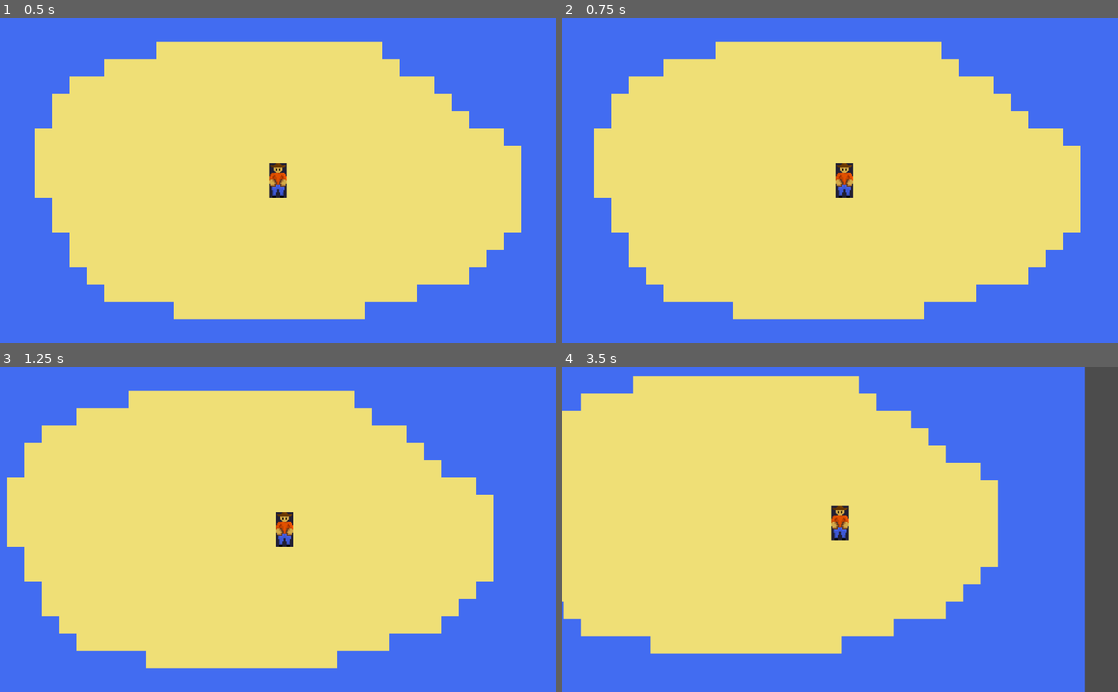
Above: before the commit, frames 1-4 (two rows, left to right).
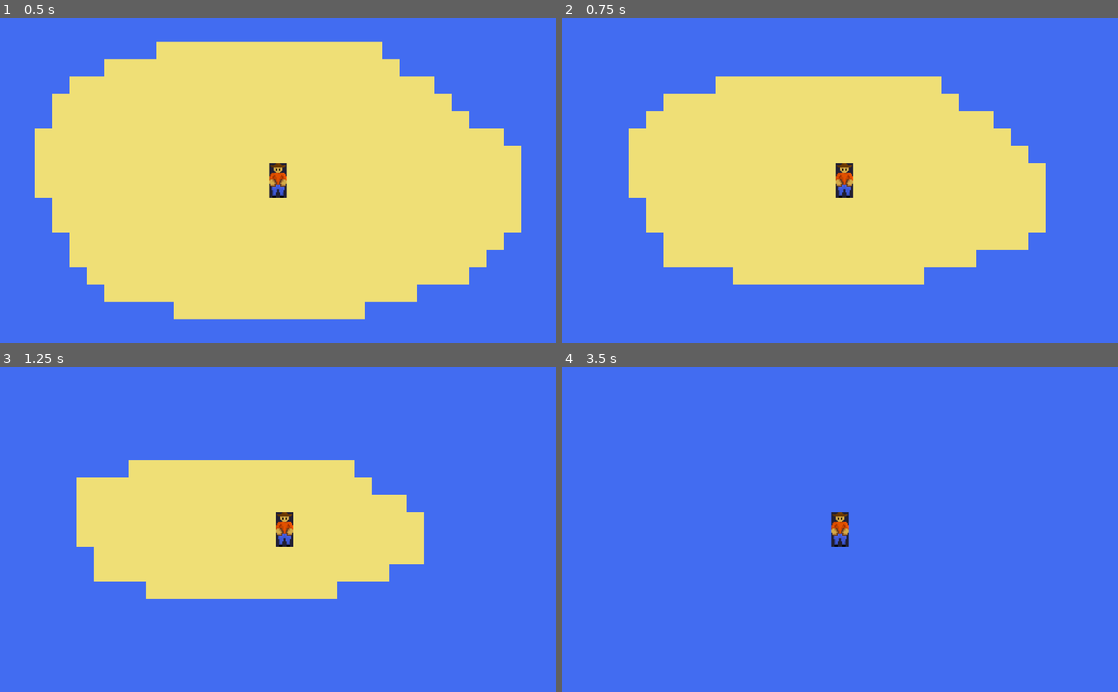
Above: after the commit, the same moments.

Repository: Sahithium-Z/g4c
Game: Godot game, scene res://Main.tscn
The game is run twice, just before and just after one commit, with the same random seed, the same clock (stepped at 60 frames per second) and the same inputs.
Inputs:
- Up to frame 1 (0.5 s): no input
- Up to frame 2 (0.75 s): tap Enter (ui_accept) at 0.5, 0.6 s; hold Right (ui_right) from 0.53 s (still down)
- Up to frame 3 (1.25 s): keep holding Right (ui_right); tap Enter (ui_accept) at 0.77, 1.07 s
- Up to frame 4 (3.5 s): release Right (ui_right) at 1.28 s; hold Down (ui_down) 1.28-2.03 s; tap Enter (ui_accept) at 1.35, 1.52, 1.82, 2.1, 2.85, 3.02, 3.32 s; hold Right (ui_right) 2.03-2.78 s; hold Up (ui_up) from 2.78 s (still down)

Frame 1 is identical in both runs. In frame 2, 21% of the frame differs, in the area x 5-94%, y 7-93%; in frame 3, 38%; in frame 4, 63%, in the area x 0-100%, y 0-100%.

Commit message:
map shrinks procedurally
where water rises is determined by code

Diff:
--- /dev/null
+++ b/Main.gd
@@ -0,0 +1,26 @@
+extends Node2D
+
+onready var tileMap = $TileMap
+
+func shrink_island():
+	# Get all sand cells
+	var cells = tileMap.get_used_cells_by_id(2)
+	# Store cells that are going to get flooded in this table
+	var cells_to_flood = []
+
+	# Loop through each sand cell to check if it is adjacent to water
+	for cell in cells:
+		if check_water(cell):
+			cells_to_flood.append(cell)
+
+	# Flood cells once water checks are done
+	for cell in cells_to_flood:
+		tileMap.set_cellv(cell, 3)
+
+func check_water(cell): # Checks adjacent cells for water, trust me the really long if statement is worth it
+	if tileMap.get_cellv(cell + Vector2.UP) == 3 or tileMap.get_cellv(cell + Vector2.LEFT) == 3 or tileMap.get_cellv(cell + Vector2.DOWN) == 3 or tileMap.get_cellv(cell + Vector2.RIGHT) == 3:
+			return true
+
+func _process(_delta):
+	if Input.is_action_just_pressed("ui_accept"):
+		shrink_island()
--- a/Main.tscn
+++ b/Main.tscn
@@ -1,7 +1,8 @@
-[gd_scene load_steps=5 format=2]
+[gd_scene load_steps=6 format=2]
 
 [ext_resource path="res://Player.tscn" type="PackedScene" id=1]
 [ext_resource path="res://placeholder_textures.png" type="Texture" id=2]
+[ext_resource path="res://Main.gd" type="Script" id=3]
 
 [sub_resource type="ConvexPolygonShape2D" id=1]
 points = PoolVector2Array( 0, 0, 16, 0, 16, 16, 0, 16 )
@@ -44,6 +45,7 @@
 3/z_index = 0
 
 [node name="World" type="Node2D"]
+script = ExtResource( 3 )
 
 [node name="TileMap" type="TileMap" parent="."]
 position = Vector2( 230, 112 )
